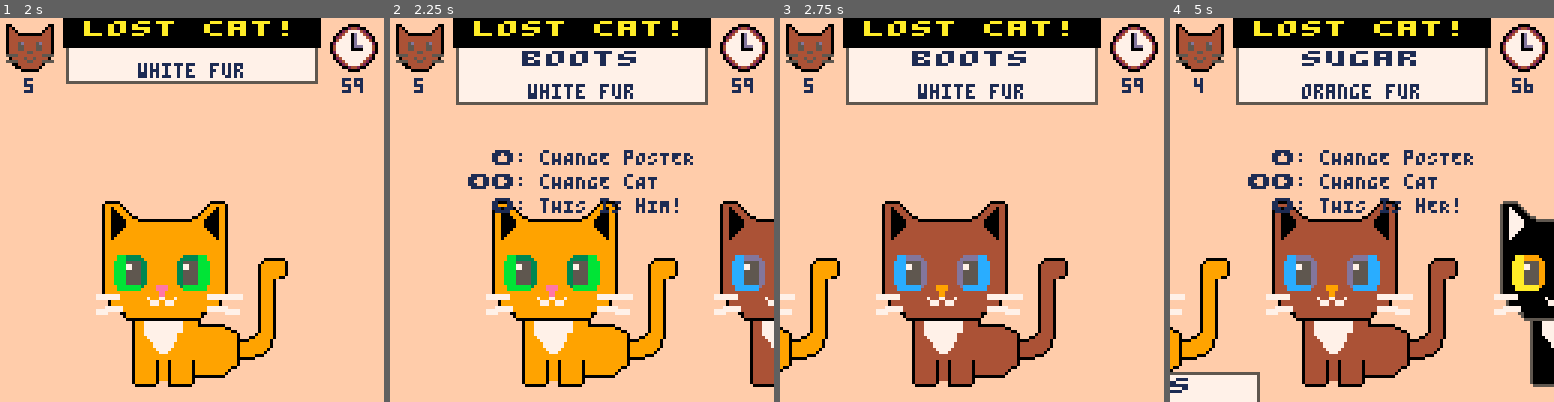
Above: before the commit, frames 1-4 (left to right).
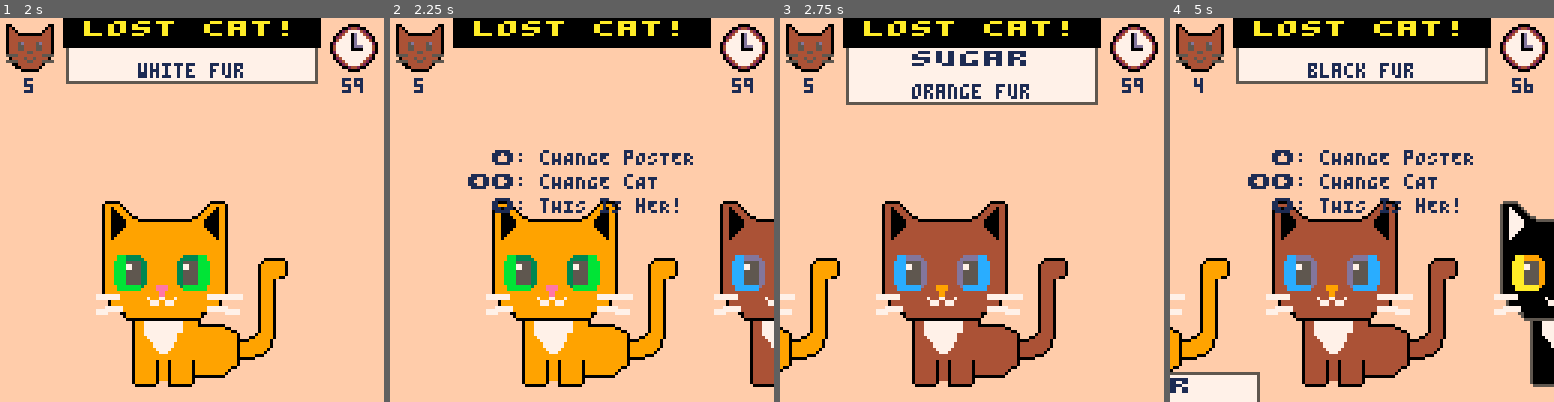
Above: after the commit, the same moments.

Repository: pcal43/pico8-papurrs-please
Game: PICO-8 cartridge pico8-home/carts/lost-cats.p8
Same seed, same stepped clock (60 frames per second), same inputs: the game is played once before the commit and once after it.
Inputs:
- Up to frame 1 (2 s): tap X (X key) at 0.33, 1.07, 1.85 s; tap O (Z key) at 0.7, 1.7 s; hold Right from 1.6 s (still down)
- Up to frame 2 (2.25 s): release Right at 2.1 s; tap O (Z key) at 2.1 s; hold Up from 2.15 s (still down)
- Up to frame 3 (2.75 s): release Up at 2.42 s; hold Right from 2.47 s (still down); tap O (Z key) at 2.5 s
- Up to frame 4 (5 s): tap O (Z key) every 0.4 s from 2.9 to 4.9 s; tap X (X key) at 2.97, 4.08 s; release Right at 3.03 s; hold Left 3.08-3.58 s; hold Down 3.63-3.97 s; hold Right 4.02-4.68 s; hold Up from 4.73 s (still down)

Frame 1 is identical in both runs. In frame 2, 9.8% of the frame differs, in the area x 17-83%, y 7-51%; in frame 3, 0.9%; in frame 4, 5.1%.

Commit message:
checkpoint

Diff:
--- a/pico8-home/carts/lost-cats.p8
+++ b/pico8-home/carts/lost-cats.p8
@@ -48,22 +48,22 @@
 ff011111111111111111111111111111111111111110ffffffffffffffffffffff00444444440ffffff0247777420fff0000000bb00000000880000000000088
 ff011111111111111111111111111111111111111110fffffffffffffffffffffff004444440ffffffff00244200ffff00000000000000008800000000000000
 ff011111111111111111111111111111111111111110fffffffffffffffffffffffff000000fffffffffff0000ffffff00000000000000000000000000000000
-ff011111111111111111111111111111111111111110ffffffffffffffffffff0000000000000000000000000000000000000011111100000000000000000000
-ff011111111111111111111111111111111111111110ffffffffffffffffffff0000000000000000000000000000000000000111111110000000000000000000
-ff01111bbb333331111111111111133333bbb1111110ffffffffffffffffffff0000000000000000000000000000000000001110000111000000000000000000
-ff01111bbb333333111111111111333333bbb1111110ffffffffffff0000000f0000000000000000000000000000000000011100000011000000000000000000
-ff0111bbbb555553311111111113355555bbbb111110fffffffffff0111111100000000000000000000000000000000000011000000011000000000000000000
-ff0111bbbb775553311111111113377555bbbb111110ffffffffff01111111100000000000000000000000000000000000011000000011000000000000000000
-ff0111bbbb775553311111111113377555bbbb111110ffffffffff01111111100000000000000000000000000000000000000000000110000000000000000000
-ff0111bbbb555553311111111113355555bbbb111110ffffffffff01111111100000000000000000000000000000000000000000001110000000000000000000
-ff0111bbbb555553311111111113355555bbbb111110ffffffffff01111111100000000000000000000000000000000000000000111100000000000000000000
-ff0111bbbb555553311111111113355555bbbb111110ffffffffff011111100f0000000000000000000000000000000000000001111000000000000000000000
-ff0111bbbb555553311111111113355555bbbb111110ffffffffff011110ffff0000000000000000000000000000000000000001110000000000000000000000
-ff0111bbbb555553311111111113355555bbbb111110ffffffffff011110ffff0000000000000000000000000000000000000001110000000000000000000000
-ff01111bbbbbbbb31111999911113bbbbbbbb1111110ffffffffff011110ffff0000000000000000000000000000000000000000000000000000000000000000
-ff01111bbbbbbbb11111999911111bbbbbbbb1111110ffffffffff011110ffff0000000000000000000000000000000000000000000000000000000000000000
-ff011111111111111111199111111111111111111110ffffffffff011110ffff0000000000000000000000000000000000000001110000000000000000000000
-7777777711111111111119911111111111111777777777777fffff011110ffff0000000000000000000000000000000000000001110000000000000000000000
+ff011111111111111111111111111111111111111110ffffffffffffffffffffffffffffffffffff000000000000000000000011111100000000000000000000
+ff011111111111111111111111111111111111111110ffffffffffffffffffffff555555555555ff000000000000000000000111111110000000000000000000
+ff01111bbb333331111111111111133333bbb1111110ffffffffffffffffffffff577777777775ff000000000000000000001110000111000000000000000000
+ff01111bbb333333111111111111333333bbb1111110ffffffffffff0000000fff577777777775ff000000000000000000011100000011000000000000000000
+ff0111bbbb555553311111111113355555bbbb111110fffffffffff011111110ff577555555775ff000000000000000000011000000011000000000000000000
+ff0111bbbb775553311111111113377555bbbb111110ffffffffff0111111110ff577777777775ff000000000000000000011000000011000000000000000000
+ff0111bbbb775553311111111113377555bbbb111110ffffffffff0111111110ff577777777775ff000000000000000000000000000110000000000000000000
+ff0111bbbb555553311111111113355555bbbb111110ffffffffff0111111110ff577666666775ff000000000000000000000000001110000000000000000000
+ff0111bbbb555553311111111113355555bbbb111110ffffffffff0111111110ff577777777775ff000000000000000000000000111100000000000000000000
+ff0111bbbb555553311111111113355555bbbb111110ffffffffff011111100fff577666666775ff000000000000000000000001111000000000000000000000
+ff0111bbbb555553311111111113355555bbbb111110ffffffffff011110ffffff577777777775ff000000000000000000000001110000000000000000000000
+ff0111bbbb555553311111111113355555bbbb111110ffffffffff011110ffffff577666666775ff000000000000000000000001110000000000000000000000
+ff01111bbbbbbbb31111999911113bbbbbbbb1111110ffffffffff011110ffffff577777777775ff000000000000000000000000000000000000000000000000
+ff01111bbbbbbbb11111999911111bbbbbbbb1111110ffffffffff011110ffffff557777777755ff000000000000000000000000000000000000000000000000
+ff011111111111111111199111111111111111111110ffffffffff011110fffffff5555555555fff000000000000000000000001110000000000000000000000
+7777777711111111111119911111111111111777777777777fffff011110ffffffffffffffffffff000000000000000000000001110000000000000000000000
 7777777711111111171117711171111111111777777777777fffff011110ffffffffffffffffffffffffffffffffffffffffffff000000000000000000000000
 ffff01111111111111777117771111111111111110ffffffffffff011110ffffffffffffffffffffffffffffffffffffffffffff000000000000000000000000
 ffff01111111111111777117771111111111111110ffffffffffff011110ffffffffffffffffffffffffffffffffffffffffffff000000000000000000000000
--- a/pico8-home/carts/src/GameScreen.lua
+++ b/pico8-home/carts/src/GameScreen.lua
@@ -87,8 +87,6 @@
             self.update_picking()
             if  #self.posters < 1 then
                 self.state = PICKING_DONE
-                self.message = "picking done!"
-                self.messageTimer = MESSAGE_DELAY
             elseif self.secondsRemaining <= 0 then
                 self.state = PICKING_DONE
                 self.message = "times up!"
@@ -170,8 +168,21 @@
                 self.canPress = false
             end
         elseif btn(BUTTON_UP) then
-            -- cycle to the next poster
-
+            if self.canPress then
+                -- cycle to the next poster
+                if #self.posters > 1 then
+                    -- Animate current poster up off screen
+                    self.posters[1].targetY = POSTER_NEW_DISPLAY_POS - 20
+                    -- Move it to the back of the queue
+                    local currentPoster = self.posters[1]
+                    del(self.posters, currentPoster)
+                    add(self.posters, currentPoster)
+                    -- Animate the next poster down
+                    self.posters[1].y = POSTER_NEW_DISPLAY_POS
+                    self.posters[1].targetY = POSTER_TOP_DISPLAY_POS
+                end
+                self.canPress = false
+            end
         elseif btn(BUTTON_DOWN) then
             if self.canPress then
                 -- If they press the action button, that means they think
@@ -179,7 +190,6 @@
                 -- current poster.  Check if the cat has a poster; if it does not,
                 -- Pop the current poster ([1]) off self.posters and assign it
                 -- to the cat that is in the middle of the screen
-
                 local selectedCat = self.catList[self.targetPos]
                 if selectedCat and not selectedCat.poster and #self.posters > 0 then
                     -- Assign the poster to the cat
@@ -203,8 +213,10 @@
         end
         if (self.targetPos == self.scrollPos) then
             local selectedCat = self.catList[self.targetPos]
-            local pronoun = self.posters[1].isFemale and "hER" or "hIM"
-            self.centerMessage = " \148: cHANGE pOSTER\n\139\145: cHANGE cAT     \n \131: tHIS iS "..pronoun.."! "
+            if self.posters[1] then
+                local pronoun = self.posters[1].isFemale and "hER" or "hIM"
+                self.centerMessage = " \148: cHANGE pOSTER\n\139\145: cHANGE cAT     \n \131: tHIS iS "..pronoun.."! "
+            end
         else
             self.centerMessage = nil
         end
@@ -214,6 +226,13 @@
         if not self.checkingCoroutine then
             self.checkingCoroutine = cocreate(function()
                 local correct = 0
+
+                self.centerMessage = "dONE.  lET'S cHECK!"
+                for j = 2, 1 * TICKS_PER_SECOND do
+                    yield()
+                end
+                self.centerMessage = nil
+
                 for i = 1, #self.catList do
                     self.targetPos = i
                     while self.scrollPos != self.targetPos do -- wait for scrolling to finish
--- a/pico8-home/carts/src/Global.lua
+++ b/pico8-home/carts/src/Global.lua
@@ -63,34 +63,44 @@
     {
         name = "monday",
         posters = 5,
+        cats = 5,
+        time = 60,
         traits = { FUR_COLOR },
         minTraits = 1,
         maxTraits = 1
     },
     {
         name = "tuesday",
-        posters = 10,
+        posters = 8,
+        cats = 10,
+        time = 60,
         traits = { FUR_COLOR, EYE_COLOR },
         minTraits = 1,
         maxTraits = 2
     },
     {
         name = "wednesday",
-        posterCount = 15,
+        posters = 10,
+        cats = 20,
+        time = 60,
         posterTraits = { FUR_COLOR, EYE_COLOR, EAR_COLOR },
         minTraits = 2,
         maxTraits = 3
     },
     {
         name = "thursday",
-        posterCount = 15,
+        posters = 10,
+        cats = 20,
+        time = 60,
         posterTraits = { FUR_COLOR, EYE_COLOR },
         minTraits = 2,
         maxTraits = 2
     },
     {
         name = "friday",
-        posterCount = 15,
+        posters = 10,
+        cats = 20,
+        time = 60,
         posterTraits = { FUR_COLOR, EYE_COLOR },
         minTraits = 2,
         maxTraits = 2
